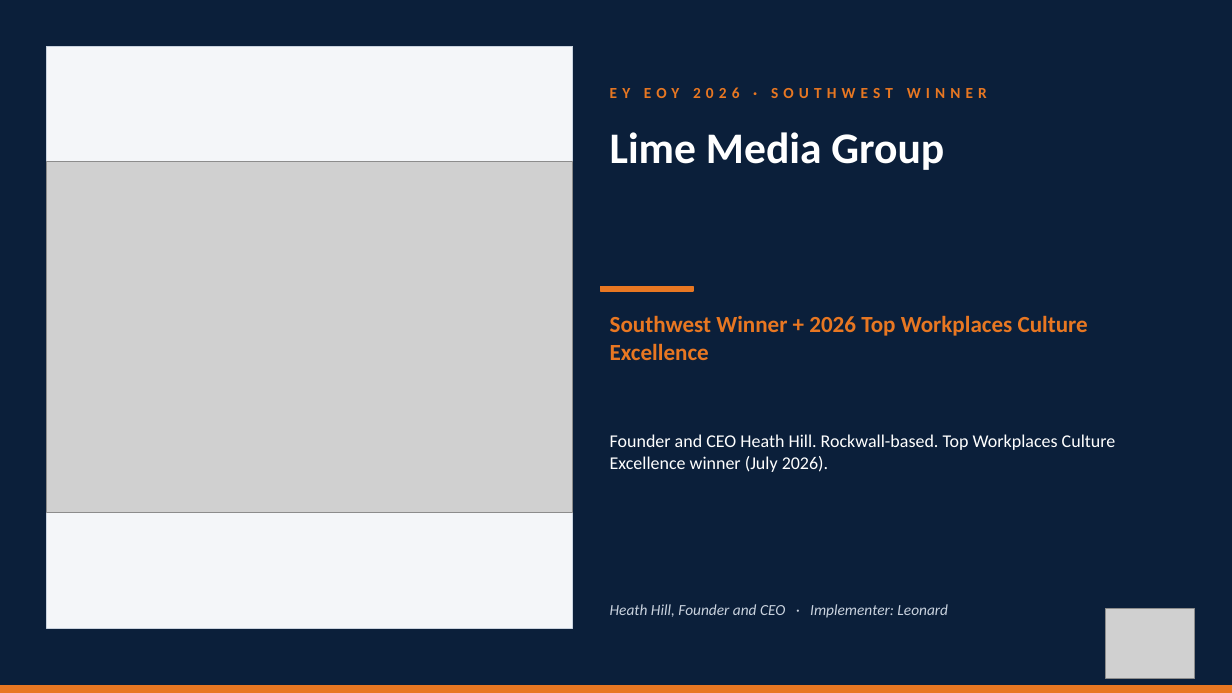
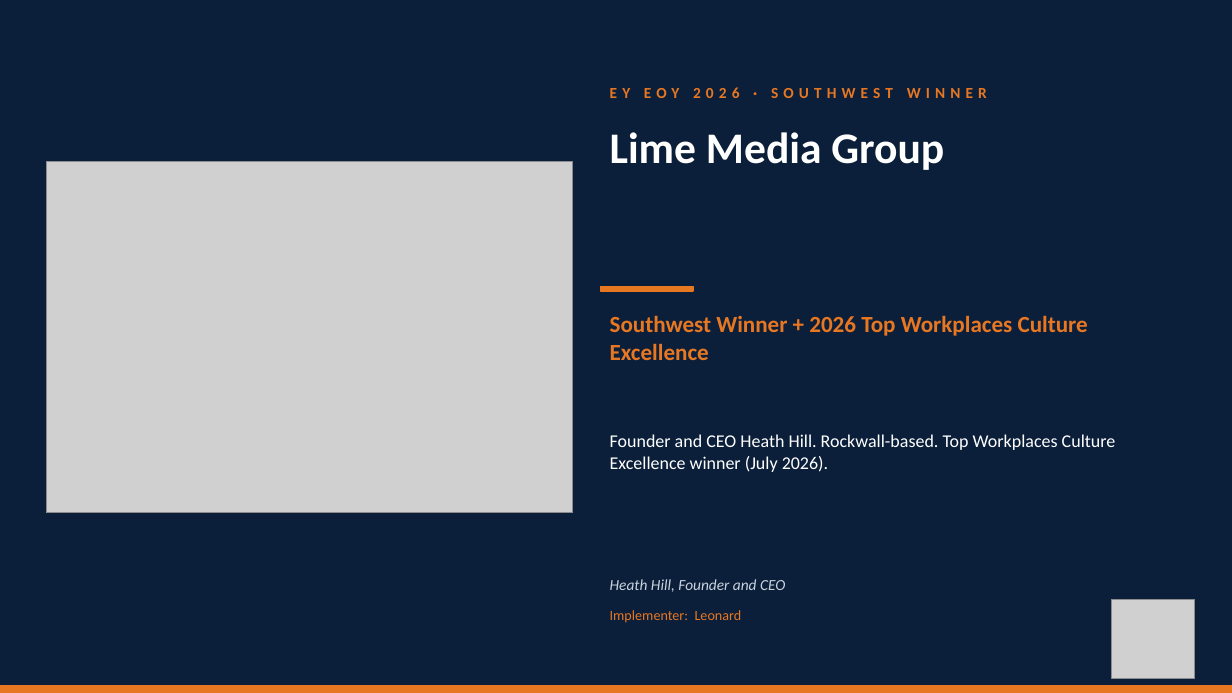
Before and after one commit to TicoRicoRay/wroe-dallas-2026, a slide deck: slide 8 of deliverables/celebrations-loop/Celebrations-Loop.pptx (slide 10 before the commit). Drawn at 1232x693 pixels with LibreOffice and Linux fonts; fonts in the diff are those of the drawing; grey boxes stand for pictures. Boxes give left, top, right and bottom in pixels: in the first picture for what was removed or moved away, otherwise in the second. Text is boxed around its words. In the diff, an @@ line names an element or a change of style, - is before the commit and + after.

Commit message:
Celebrations loop: drop section dividers, add Implementer per slide, kill photo shadow-box
- Removed the 3 section-divider slides (18 slides now instead of 21).
- Renamed 'SPILLERS CLIENT' badge to 'COMMUNITY WIN' across the deck.
- Added per-slide Implementer credit ('Implementer: Name') as small orange
  text below the read-aloud line. Attribution from Shane's master DOCX
  EOSI field or the submitting email sender.
- Photos now sit directly on the navy background (no cream frame), fitted
  at native aspect. Kills the white shadow-box that was visible on light
  photos and looked cheap.
- Wordmark recolored to white silhouette + orange NTX badge on transparent
  background, so it reads as branding on navy instead of a white sticker.

```diff
--- a/deliverables/celebrations-loop/Celebrations-Loop.pptx
+++ b/deliverables/celebrations-loop/Celebrations-Loop.pptx
@@ rectangle removed at box(46, 46, 573, 628) @@
@@ text at box(610, 579, 785, 592): text changed @@
-Heath Hill, Founder and CEO · Implementer: Leonard
+Heath Hill, Founder and CEO
@@ text added at box(610, 610, 742, 623), 11 pt, text #E87722 @@
+Implementer: Leonard
@@ picture: place and size @@
-picture at box(1105, 609, 1195, 678)
+picture at box(1112, 600, 1195, 678)
```
Also in this commit, not shown: 17 other slides changed, 3 slides removed, 4 other files.
